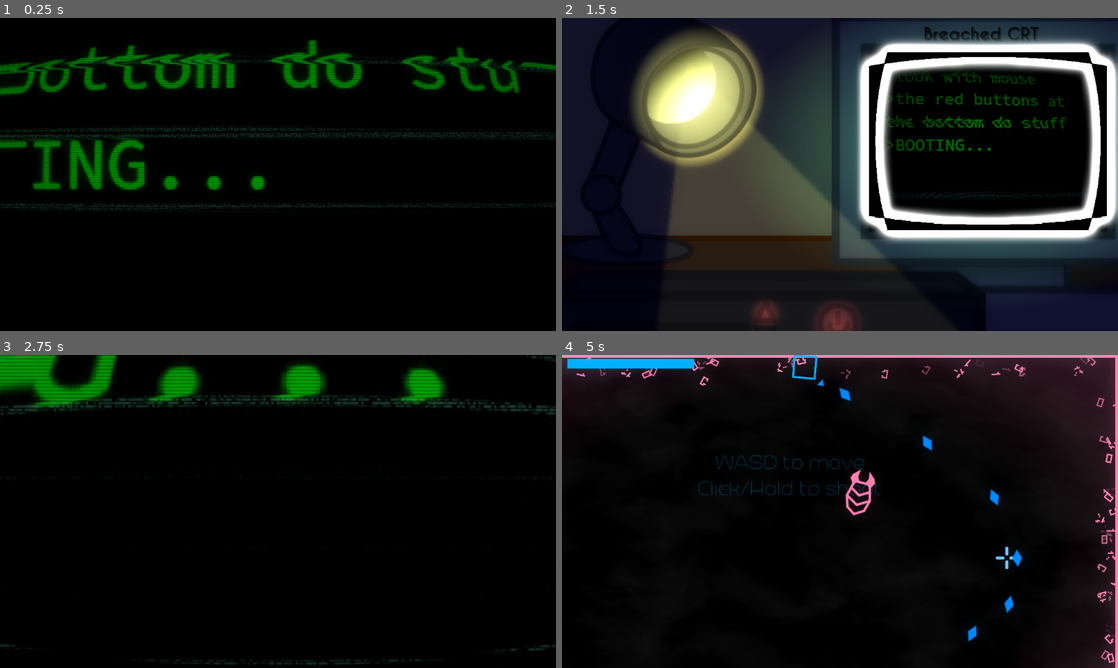
Above: before the commit, frames 1-4 (two rows, left to right).
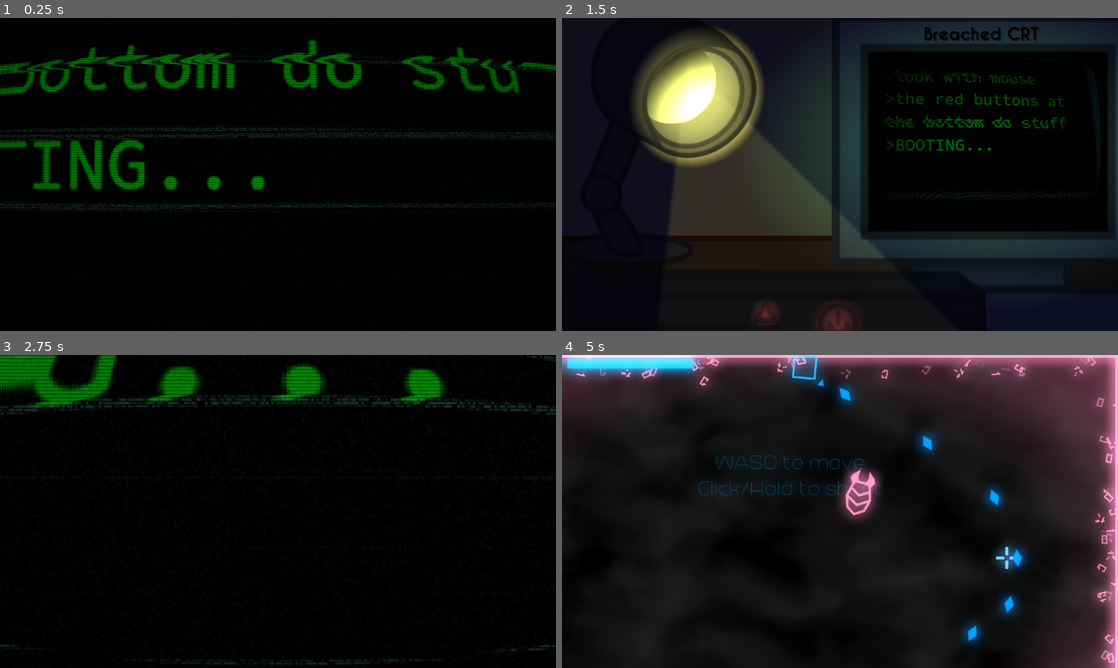
Above: after the commit, the same moments.

Repository: ArandomPsi/campfirejamthingy
Game: Godot game, scene res://scenes/titlescreen.tscn
The game is run twice, just before and just after one commit, with the same random seed, the same clock (stepped at 60 frames per second) and the same inputs.
Inputs (mouse positions are in pixels of both pictures, inside the frame that each line leads up to):
- Up to frame 1 (0.25 s): no input
- Up to frame 2 (1.5 s): move the mouse to (962, 158) at 0.52 s; press the mouse at (962, 158) at 0.53 s; hold D (right) 0.53-1.28 s; move the mouse to (728, 190) at 1.27 s; release the mouse at (728, 190) at 1.28 s; hold S (down) from 1.28 s (still down); click (728, 190) at 1.35 s
- Up to frame 3 (2.75 s): release S (down) at 2 s; click (300, 630) at 2 s
- Up to frame 4 (5 s): move the mouse to (895, 442) at 2.77 s; press the mouse at (895, 442) at 2.78 s; hold D (right) 2.78-3.53 s; move the mouse to (812, 574) at 3.52 s; release the mouse at (812, 574) at 3.53 s; hold W (up) 3.53-4.28 s; click (812, 574) at 3.6 s; move the mouse to (1006, 558) at 4.27 s; press the mouse at (1006, 558) at 4.28 s; hold A (left) from 4.28 s (still down)

The runs differ from the first frame. In frame 1, 0.1% of the frame differs, in the area x 13-39%, y 13-52%; in frame 2, 18%; in frame 3, 1.6%; in frame 4, 24%, in the area x 0-100%, y 0-100%.

Commit message:
YOOO SWITCH TO 4.4.1!!!

Diff:
--- a/project.godot
+++ b/project.godot
@@ -12,7 +12,7 @@
 
 config/name="breached"
 run/main_scene="res://scenes/titlescreen.tscn"
-config/features=PackedStringArray("4.2", "Forward Plus")
+config/features=PackedStringArray("4.4", "Forward Plus")
 run/max_fps=120
 boot_splash/bg_color=Color(0, 0, 0, 1)
 config/icon="res://icon.svg"
@@ -42,22 +42,22 @@
 
 left={
 "deadzone": 0.5,
-"events": [Object(InputEventKey,"resource_local_to_scene":fa …(171 unchanged characters)… keycode":65,"key_label":0,"unicode":97,"echo":false,"script":null)
+"events": [Object(InputEventKey,"resource_local_to_scene":fa …(171 unchanged characters)… keycode":65,"key_label":0,"unicode":97,"location":0,"echo":false,"script":null)
 ]
 }
 right={
 "deadzone": 0.5,
-"events": [Object(InputEventKey,"resource_local_to_scene":fa …(172 unchanged characters)… eycode":68,"key_label":0,"unicode":100,"echo":false,"script":null)
+"events": [Object(InputEventKey,"resource_local_to_scene":fa …(172 unchanged characters)… eycode":68,"key_label":0,"unicode":100,"location":0,"echo":false,"script":null)
 ]
 }
 up={
 "deadzone": 0.5,
-"events": [Object(InputEventKey,"resource_local_to_scene":fa …(172 unchanged characters)… eycode":87,"key_label":0,"unicode":119,"echo":false,"script":null)
+"events": [Object(InputEventKey,"resource_local_to_scene":fa …(172 unchanged characters)… eycode":87,"key_label":0,"unicode":119,"location":0,"echo":false,"script":null)
 ]
 }
 down={
 "deadzone": 0.5,
-"events": [Object(InputEventKey,"resource_local_to_scene":fa …(172 unchanged characters)… eycode":83,"key_label":0,"unicode":115,"echo":false,"script":null)
+"events": [Object(InputEventKey,"resource_local_to_scene":fa …(172 unchanged characters)… eycode":83,"key_label":0,"unicode":115,"location":0,"echo":false,"script":null)
 ]
 }
 shoot={
@@ -69,5 +69,5 @@
 [rendering]
 
 renderer/rendering_method="gl_compatibility"
+viewport/hdr_2d=true
 environment/defaults/default_clear_color=Color(0, 0, 0, 1)
-viewport/hdr_2d=true
--- a/scenes/bugs/basicbug.tscn
+++ b/scenes/bugs/basicbug.tscn
@@ -29,7 +29,7 @@
 
 [sub_resource type="AnimationLibrary" id="AnimationLibrary_gv75p"]
 _data = {
-"diddle": SubResource("Animation_53sfo")
+&"diddle": SubResource("Animation_53sfo")
 }
 
 [sub_resource type="CircleShape2D" id="CircleShape2D_peqgm"]
--- a/scenes/bugs/bee.tscn
+++ b/scenes/bugs/bee.tscn
@@ -101,8 +101,8 @@
 
 [sub_resource type="AnimationLibrary" id="AnimationLibrary_gv75p"]
 _data = {
-"diddle": SubResource("Animation_53sfo"),
-"speedthing": SubResource("Animation_eeb4f")
+&"diddle": SubResource("Animation_53sfo"),
+&"speedthing": SubResource("Animation_eeb4f")
 }
 
 [sub_resource type="CircleShape2D" id="CircleShape2D_peqgm"]
--- a/scenes/bugs/combuster.tscn
+++ b/scenes/bugs/combuster.tscn
@@ -56,7 +56,7 @@
 
 [sub_resource type="AnimationLibrary" id="AnimationLibrary_gv75p"]
 _data = {
-"diddle": SubResource("Animation_53sfo")
+&"diddle": SubResource("Animation_53sfo")
 }
 
 [sub_resource type="CircleShape2D" id="CircleShape2D_peqgm"]
--- a/scenes/bugs/f_lash_fire_attack.tscn
+++ b/scenes/bugs/f_lash_fire_attack.tscn
@@ -100,8 +100,8 @@
 
 [sub_resource type="AnimationLibrary" id="AnimationLibrary_ru7g2"]
 _data = {
-"RESET": SubResource("Animation_chf0s"),
-"flash": SubResource("Animation_nuf4t")
+&"RESET": SubResource("Animation_chf0s"),
+&"flash": SubResource("Animation_nuf4t")
 }
 
 [sub_resource type="CanvasItemMaterial" id="CanvasItemMaterial_v7usb"]
--- a/scenes/bugs/millipede.tscn
+++ b/scenes/bugs/millipede.tscn
@@ -109,9 +109,9 @@
 
 [sub_resource type="AnimationLibrary" id="AnimationLibrary_gv75p"]
 _data = {
-"diddle": SubResource("Animation_53sfo"),
-"spam": SubResource("Animation_4ivv3"),
-"speedthing": SubResource("Animation_eeb4f")
+&"diddle": SubResource("Animation_53sfo"),
+&"spam": SubResource("Animation_4ivv3"),
+&"speedthing": SubResource("Animation_eeb4f")
 }
 
 [sub_resource type="CircleShape2D" id="CircleShape2D_peqgm"]
--- a/scenes/bugs/scorpion.tscn
+++ b/scenes/bugs/scorpion.tscn
@@ -74,8 +74,8 @@
 
 [sub_resource type="AnimationLibrary" id="AnimationLibrary_gv75p"]
 _data = {
-"diddle": SubResource("Animation_53sfo"),
-"goon": SubResource("Animation_whvjp")
+&"diddle": SubResource("Animation_53sfo"),
+&"goon": SubResource("Animation_whvjp")
 }
 
 [sub_resource type="CircleShape2D" id="CircleShape2D_peqgm"]
@@ -100,7 +100,7 @@
 
 [node name="attackplayer" type="AnimationPlayer" parent="."]
 libraries = {
-"": SubResource("AnimationLibrary_gv75p")
+&"": SubResource("AnimationLibrary_gv75p")
 }
 
 [node name="Area2D" type="Area2D" parent="."]
--- a/scenes/player.tscn
+++ b/scenes/player.tscn
@@ -26,6 +26,16 @@
 
 [sub_resource type="CanvasItemMaterial" id="CanvasItemMaterial_yhhq2"]
 blend_mode = 1
+
+[sub_resource type="Gradient" id="Gradient_la3x0"]
+colors = PackedColorArray(1, 1, 1, 1, 1, 1, 1, 0)
+
+[sub_resource type="GradientTexture2D" id="GradientTexture2D_rg8wm"]
+gradient = SubResource("Gradient_la3x0")
+fill = 1
+fill_from = Vector2(0.5, 0.5)
+fill_to = Vector2(0.7, 0.2)
+metadata/_snap_enabled = true
 
 [sub_resource type="Gradient" id="Gradient_x5t61"]
 offsets = PackedFloat32Array(0, 0.165953, 0.62848, 0.997859)
@@ -41,6 +51,7 @@
 emission_ring_height = 1.0
 emission_ring_radius = 50.0
 emission_ring_inner_radius = 50.0
+emission_ring_cone_angle = 90.0
 angle_min = -720.0
 angle_max = 720.0
 orbit_velocity_min = 0.735
@@ -52,16 +63,6 @@
 scale_max = 0.5
 color = Color(0, 0.890196, 1, 1)
 color_ramp = SubResource("GradientTexture1D_aa32j")
-
-[sub_resource type="Gradient" id="Gradient_la3x0"]
-colors = PackedColorArray(1, 1, 1, 1, 1, 1, 1, 0)
-
-[sub_resource type="GradientTexture2D" id="GradientTexture2D_rg8wm"]
-gradient = SubResource("Gradient_la3x0")
-fill = 1
-fill_from = Vector2(0.5, 0.5)
-fill_to = Vector2(0.7, 0.2)
-metadata/_snap_enabled = true
 
 [sub_resource type="CircleShape2D" id="CircleShape2D_4cax6"]
 radius = 61.1242
@@ -148,6 +149,14 @@
 shader_parameter/x_rot = 24.0
 shader_parameter/inset = 0.0
 
+[sub_resource type="StyleBoxFlat" id="StyleBoxFlat_hk2u5"]
+bg_color = Color(0, 0, 0, 0.611765)
+border_width_left = 8
+border_width_top = 8
+border_width_right = 8
+border_width_bottom = 8
+border_color = Color(0.329412, 1, 0.564706, 1)
+
 [sub_resource type="StyleBoxFlat" id="StyleBoxFlat_1ug3o"]
 bg_color = Color(0, 0, 0, 0.611765)
 border_width_left = 5
@@ -155,14 +164,6 @@
 border_width_right = 5
 border_width_bottom = 5
 border_color = Color(0, 1, 0.34902, 1)
-
-[sub_resource type="StyleBoxFlat" id="StyleBoxFlat_hk2u5"]
-bg_color = Color(0, 0, 0, 0.611765)
-border_width_left = 8
-border_width_top = 8
-border_width_right = 8
-border_width_bottom = 8
-border_color = Color(0.329412, 1, 0.564706, 1)
 
 [sub_resource type="ShaderMaterial" id="ShaderMaterial_sc5bw"]
 shader = ExtResource("11_t6j4c")
@@ -216,7 +217,7 @@
 shader_parameter/_CirclePosition = Vector2(0.5, 0.5)
 shader_parameter/progress = 1.0
 shader_parameter/_Smoothness = 0.05
-shader_parameter/_Background = null
+shader_parameter/_Background = Color(0, 0, 0, 1)
 
 [node name="player" type="CharacterBody2D"]
 position = Vector2(-1, 0)
--- a/scenes/room.tscn
+++ b/scenes/room.tscn
@@ -5,40 +5,22 @@
 [sub_resource type="TileSetAtlasSource" id="TileSetAtlasSource_ea0vp"]
 texture = ExtResource("1_b6o8v")
 0:0/0 = 0
-0:0/0/physics_layer_0/linear_velocity = Vector2(0, 0)
-0:0/0/physics_layer_0/angular_velocity = 0.0
 0:0/0/physics_layer_0/polygon_0/points = PackedVector2Array(-8, -8, 8, -8, 8, -6.4, -6.4, -6.4, -6.4, 8, -8, 8)
 1:0/0 = 0
-1:0/0/physics_layer_0/linear_velocity = Vector2(0, 0)
-1:0/0/physics_layer_0/angular_velocity = 0.0
 1:0/0/physics_layer_0/polygon_0/points = PackedVector2Array(-8, -8, 8, -8, 8, -6.4, -8, -6.4)
 2:0/0 = 0
-2:0/0/physics_layer_0/linear_velocity = Vector2(0, 0)
-2:0/0/physics_layer_0/angular_velocity = 0.0
 2:0/0/physics_layer_0/polygon_0/points = PackedVector2Array(-8, -8, 8, -8, 8, 8, 6.4, 8, 6.4, -6.4, -8, -6.4)
 0:1/0 = 0
-0:1/0/physics_layer_0/linear_velocity = Vector2(0, 0)
-0:1/0/physics_layer_0/angular_velocity = 0.0
 0:1/0/physics_layer_0/polygon_0/points = PackedVector2Array(-8, -8, -6.4, -8, -6.4, 8, -8, 8)
 2:1/0 = 0
-2:1/0/physics_layer_0/linear_velocity = Vector2(0, 0)
-2:1/0/physics_layer_0/angular_velocity = 0.0
 2:1/0/physics_layer_0/polygon_0/points = PackedVector2Array(6.4, -8, 8, -8, 8, 8, 6.4, 8)
 0:2/0 = 0
-0:2/0/physics_layer_0/linear_velocity = Vector2(0, 0)
-0:2/0/physics_layer_0/angular_velocity = 0.0
 0:2/0/physics_layer_0/polygon_0/points = PackedVector2Array(-8, -8, -6.4, -8, -6.4, 6.4, 8, 6.4, 8, 8, -8, 8)
 1:2/0 = 0
-1:2/0/physics_layer_0/linear_velocity = Vector2(0, 0)
-1:2/0/physics_layer_0/angular_velocity = 0.0
 1:2/0/physics_layer_0/polygon_0/points = PackedVector2Array(-8, 6.4, 8, 6.4, 8, 8, -8, 8)
 2:2/0 = 0
-2:2/0/physics_layer_0/linear_velocity = Vector2(0, 0)
-2:2/0/physics_layer_0/angular_velocity = 0.0
 2:2/0/physics_layer_0/polygon_0/points = PackedVector2Array(6.4, 6.4, 6.4, -8, 8, -8, 8, 8, -8, 8, -8, 6.4)
 1:1/0 = 0
-1:1/0/physics_layer_0/linear_velocity = Vector2(0, 0)
-1:1/0/physics_layer_0/angular_velocity = 0.0
 
 [sub_resource type="TileSet" id="TileSet_mnetp"]
 physics_layer_0/collision_layer = 1
--- a/scenes/testmap.tscn
+++ b/scenes/testmap.tscn
@@ -40,40 +40,22 @@
 [sub_resource type="TileSetAtlasSource" id="TileSetAtlasSource_ea0vp"]
 texture = ExtResource("1_v5oeh")
 0:0/0 = 0
-0:0/0/physics_layer_0/linear_velocity = Vector2(0, 0)
-0:0/0/physics_layer_0/angular_velocity = 0.0
 0:0/0/physics_layer_0/polygon_0/points = PackedVector2Array(-8, -8, 8, -8, 8, -6.4, -6.4, -6.4, -6.4, 8, -8, 8)
 1:0/0 = 0
-1:0/0/physics_layer_0/linear_velocity = Vector2(0, 0)
-1:0/0/physics_layer_0/angular_velocity = 0.0
 1:0/0/physics_layer_0/polygon_0/points = PackedVector2Array(-8, -8, 8, -8, 8, -6.4, -8, -6.4)
 2:0/0 = 0
-2:0/0/physics_layer_0/linear_velocity = Vector2(0, 0)
-2:0/0/physics_layer_0/angular_velocity = 0.0
 2:0/0/physics_layer_0/polygon_0/points = PackedVector2Array(-8, -8, 8, -8, 8, 8, 6.4, 8, 6.4, -6.4, -8, -6.4)
 0:1/0 = 0
-0:1/0/physics_layer_0/linear_velocity = Vector2(0, 0)
-0:1/0/physics_layer_0/angular_velocity = 0.0
 0:1/0/physics_layer_0/polygon_0/points = PackedVector2Array(-8, -8, -6.4, -8, -6.4, 8, -8, 8)
 2:1/0 = 0
-2:1/0/physics_layer_0/linear_velocity = Vector2(0, 0)
-2:1/0/physics_layer_0/angular_velocity = 0.0
 2:1/0/physics_layer_0/polygon_0/points = PackedVector2Array(6.4, -8, 8, -8, 8, 8, 6.4, 8)
 0:2/0 = 0
-0:2/0/physics_layer_0/linear_velocity = Vector2(0, 0)
-0:2/0/physics_layer_0/angular_velocity = 0.0
 0:2/0/physics_layer_0/polygon_0/points = PackedVector2Array(-8, -8, -6.4, -8, -6.4, 6.4, 8, 6.4, 8, 8, -8, 8)
 1:2/0 = 0
-1:2/0/physics_layer_0/linear_velocity = Vector2(0, 0)
-1:2/0/physics_layer_0/angular_velocity = 0.0
 1:2/0/physics_layer_0/polygon_0/points = PackedVector2Array(-8, 6.4, 8, 6.4, 8, 8, -8, 8)
 2:2/0 = 0
-2:2/0/physics_layer_0/linear_velocity = Vector2(0, 0)
-2:2/0/physics_layer_0/angular_velocity = 0.0
 2:2/0/physics_layer_0/polygon_0/points = PackedVector2Array(6.4, 6.4, 6.4, -8, 8, -8, 8, 8, -8, 8, -8, 6.4)
 1:1/0 = 0
-1:1/0/physics_layer_0/linear_velocity = Vector2(0, 0)
-1:1/0/physics_layer_0/angular_velocity = 0.0
 
 [sub_resource type="TileSet" id="TileSet_d48o6"]
 physics_layer_0/collision_layer = 1
@@ -138,8 +120,8 @@
 background_canvas_max_layer = 1
 glow_enabled = true
 glow_levels/1 = 3.91
-glow_intensity = 1.19
-glow_bloom = 0.17
+glow_intensity = 3.33
+glow_bloom = 0.45
 glow_blend_mode = 0
 
 [sub_resource type="FastNoiseLite" id="FastNoiseLite_2d2qg"]
@@ -169,6 +151,7 @@
 emission_ring_height = 1.0
 emission_ring_radius = 200.0
 emission_ring_inner_radius = 200.0
+emission_ring_cone_angle = 90.0
 angle_min = -720.0
 angle_max = 720.0
 radial_velocity_min = -203.46
--- a/scenes/thefirewall.tscn
+++ b/scenes/thefirewall.tscn
@@ -100,9 +100,9 @@
 
 [sub_resource type="AnimationLibrary" id="AnimationLibrary_4s3ac"]
 _data = {
-"enemy": SubResource("Animation_xkddc"),
-"fireball": SubResource("Animation_j7ue0"),
-"flashfire": SubResource("Animation_l7lsk")
+&"enemy": SubResource("Animation_xkddc"),
+&"fireball": SubResource("Animation_j7ue0"),
+&"flashfire": SubResource("Animation_l7lsk")
 }
 
 [sub_resource type="RectangleShape2D" id="RectangleShape2D_gbdeb"]
--- a/scenes/titlescreen.tscn
+++ b/scenes/titlescreen.tscn
@@ -56,12 +56,6 @@
 fill_from = Vector2(0.5, 0.5)
 fill_to = Vector2(0.8, 0.2)
 metadata/_snap_enabled = true
-
-[sub_resource type="Environment" id="Environment_83cf6"]
-background_mode = 3
-glow_enabled = true
-glow_bloom = 0.59
-glow_blend_mode = 0
 
 [sub_resource type="StyleBoxEmpty" id="StyleBoxEmpty_sgmsf"]
 
@@ -234,7 +228,6 @@
 color = Color(0.0627451, 0.0627451, 0.156863, 1)
 
 [node name="WorldEnvironment" type="WorldEnvironment" parent="."]
-environment = SubResource("Environment_83cf6")
 
 [node name="Panel" type="Panel" parent="."]
 layout_mode = 0
@@ -274,6 +267,7 @@
 grow_horizontal = 2
 grow_vertical = 2
 mouse_filter = 2
+color = Color(0, 0, 0, 1)
 
 [node name="Lamp2" type="Sprite2D" parent="."]
 position = Vector2(220, 240)
@@ -301,11 +295,11 @@
 offset_top = -130.0
 offset_right = 105.0
 offset_bottom = 29.0
-theme_override_styles/normal = SubResource("StyleBoxEmpty_u0nnp")
+theme_override_styles/focus = SubResource("StyleBoxEmpty_u0nnp")
+theme_override_styles/disabled = SubResource("StyleBoxEmpty_u0nnp")
 theme_override_styles/hover = SubResource("StyleBoxEmpty_u0nnp")
 theme_override_styles/pressed = SubResource("StyleBoxEmpty_u0nnp")
-theme_override_styles/disabled = SubResource("StyleBoxEmpty_u0nnp")
-theme_override_styles/focus = SubResource("StyleBoxEmpty_u0nnp")
+theme_override_styles/normal = SubResource("StyleBoxEmpty_u0nnp")
 
 [node name="Camera2D" type="Camera2D" parent="."]
 position = Vector2(826, 257)
--- a/scenes/vfx/hitparticle.tscn
+++ b/scenes/vfx/hitparticle.tscn
@@ -34,7 +34,6 @@
 [node name="hitparticle" type="GPUParticles2D"]
 modulate = Color(0.4, 0.709804, 1, 1)
 emitting = false
-process_material = SubResource("ParticleProcessMaterial_5501i")
 lifetime = 0.3
 one_shot = true
 preprocess = 0.15
@@ -42,6 +41,7 @@
 fixed_fps = 60
 local_coords = true
 trail_enabled = true
+process_material = SubResource("ParticleProcessMaterial_5501i")
 script = ExtResource("1_h5xin")
 
 [node name="AudioStreamPlayer2D" type="AudioStreamPlayer2D" parent="."]
--- a/scripts/bullet.gd
+++ b/scripts/bullet.gd
@@ -34,10 +34,7 @@
 
 func _on_area_2d_body_entered(body):
 	if body.has_method("damage"):
-		if flame:
-			body.burn(damage)
-		else:
-			body.damage(damage)
+		body.damage(damage)
 	spawnhit()
 	queue_free()
 
--- a/scripts/player.gd
+++ b/scripts/player.gd
@@ -6,7 +6,7 @@
 var shotcooldown : float = 0
 
 var shottype : int = 5
-var shotcooldowns : Array = [15,50,5,50,0,15]
+var shotcooldowns : Array = [15,50,5,50,0,5]
 var stats : Array[float] = [1,1,1,1,1,1,2]
 var specialshotcharge : float = 0
 var prev_def_stat : float = 1
Not shown, added: FirewallLine.gd.uid
Not shown, changed: assets/CaviarDreamsBold-a5og.ttf.import
Not shown, changed: assets/HelloKetta-d99oX.ttf.import
Not shown, changed: assets/SourceCodePro-4alW.ttf.import
Not shown, changed: assets/TrenchThin-16R0.otf.import
Not shown, added: global.gd.uid
Not shown: 1 places in scenes/bugs/basicbug.tscn that only renumber resources
Not shown: 1 places in scenes/bugs/bee.tscn that only renumber resources
Not shown: 1 places in scenes/bugs/combuster.tscn that only renumber resources
Not shown: 1 places in scenes/bugs/f_lash_fire_attack.tscn that only renumber resources
Not shown: 1 places in scenes/bugs/fireball.tscn that only renumber resources
Not shown: 1 places in scenes/bugs/millipede.tscn that only renumber resources
(and 42 more such lines)
